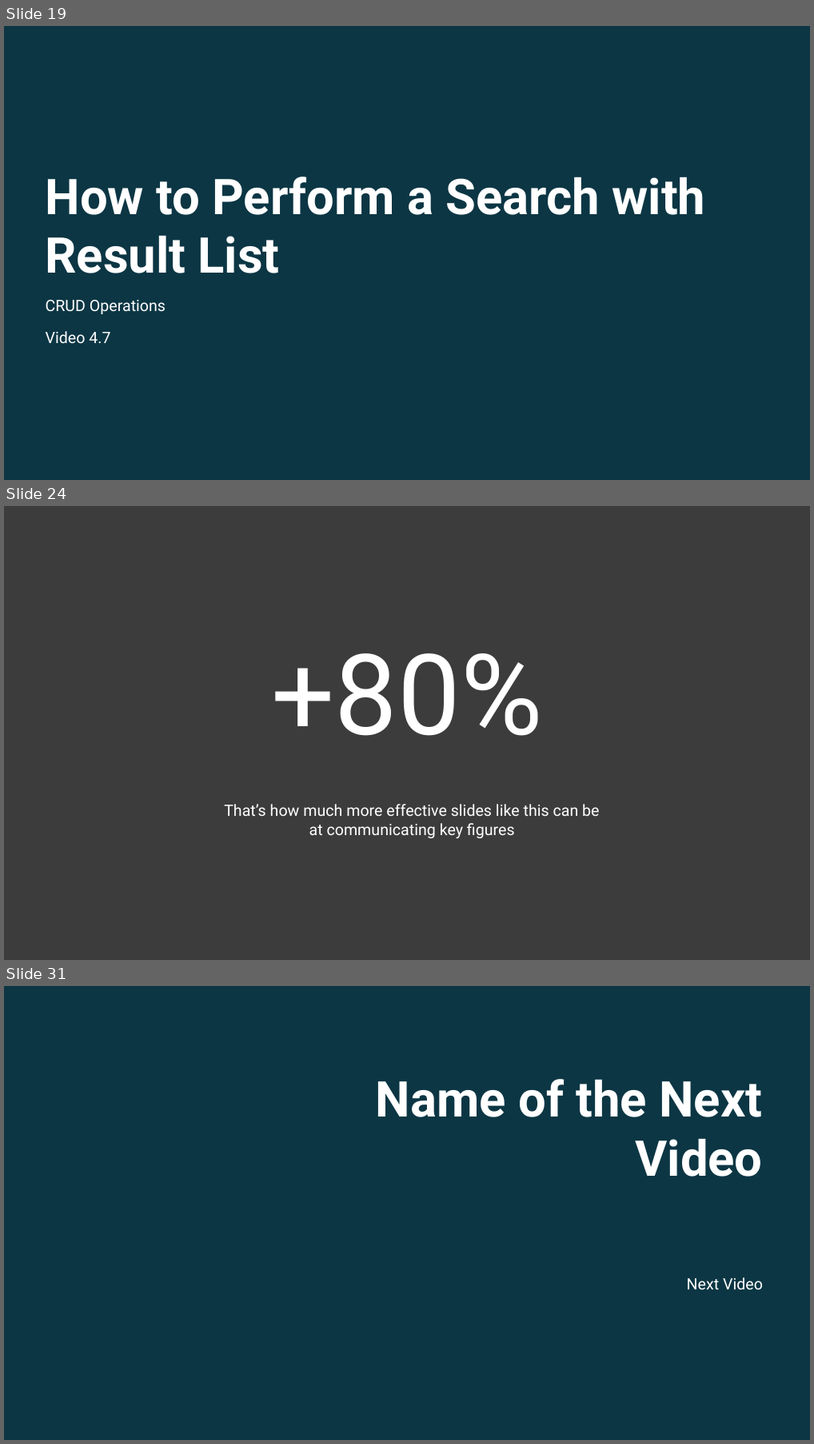
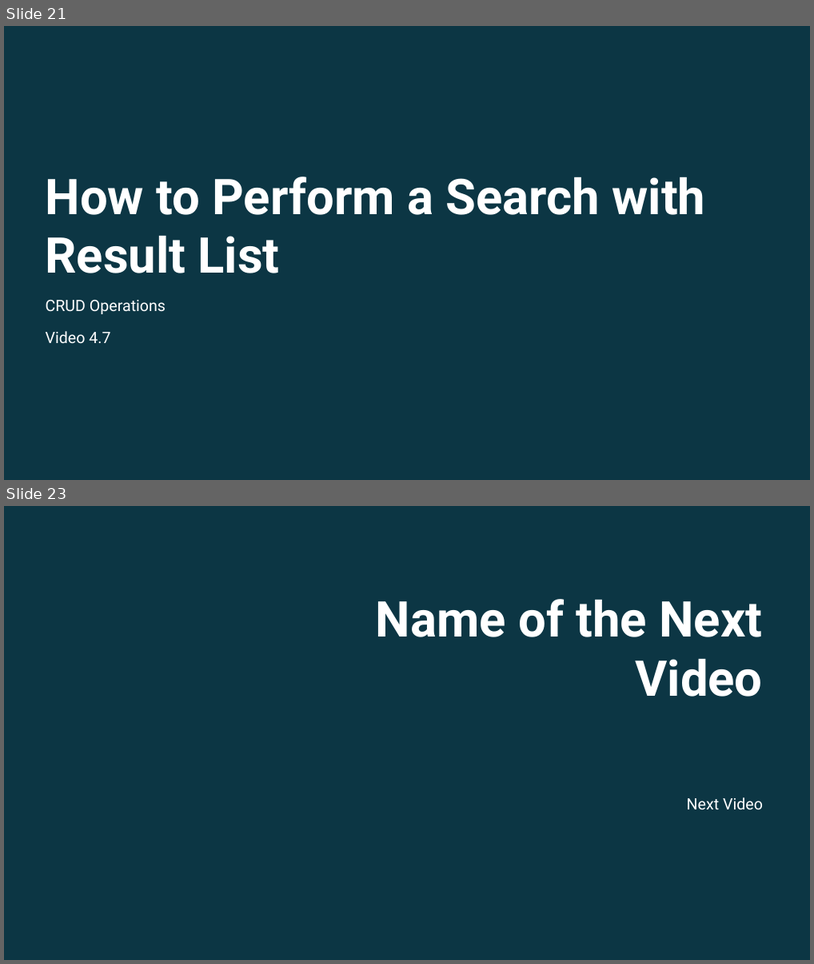
Before and after one commit to ec-council-learning/Entity-Fundamentals-Using-.NET-6, a slide deck: Sections/Section 4/Entity Fundamentals Using .NET 6_Section 4.pptx. Shown one above the other, each under a label of ours: slides 19, 24 and 31 before the commit, slides 21 and 23 after it; the slides between them are not shown. The pictures are 814x1444 and 814x964 pixels, drawn with LibreOffice and Linux fonts; fonts in the diff are those of the drawing; background and template pictures are left out; a plain dark background stands for a picture behind light text. Boxes give left, top, right and bottom in pixels: in the first picture for what was removed or moved away, otherwise in the second. Text is boxed around its words. In the diff, an @@ line names an element or a change of style, - is before the commit and + after.

```diff
--- a/Sections/Section 4/Entity Fundamentals Using .NET 6_Section 4.pptx
+++ b/Sections/Section 4/Entity Fundamentals Using .NET 6_Section 4.pptx
@@ slide 24 removed at (x1=4, y1=506, x2=810, y2=960), background #3C3C3C @@
@@ title removed at (x1=271, y1=653, x2=542, y2=736) @@
-+80%
@@ text removed at (x1=224, y1=804, x2=599, y2=838) @@
-That’s how much more effective slides like this can be
-at communicating key figures
@@ what was slide 19 is now slide 21 @@
@@ what was slide 31 is now slide 23 @@
```
Also in this commit, not shown: 1 slide changed, 3 slides added, 10 other slides removed, 17 other files.
